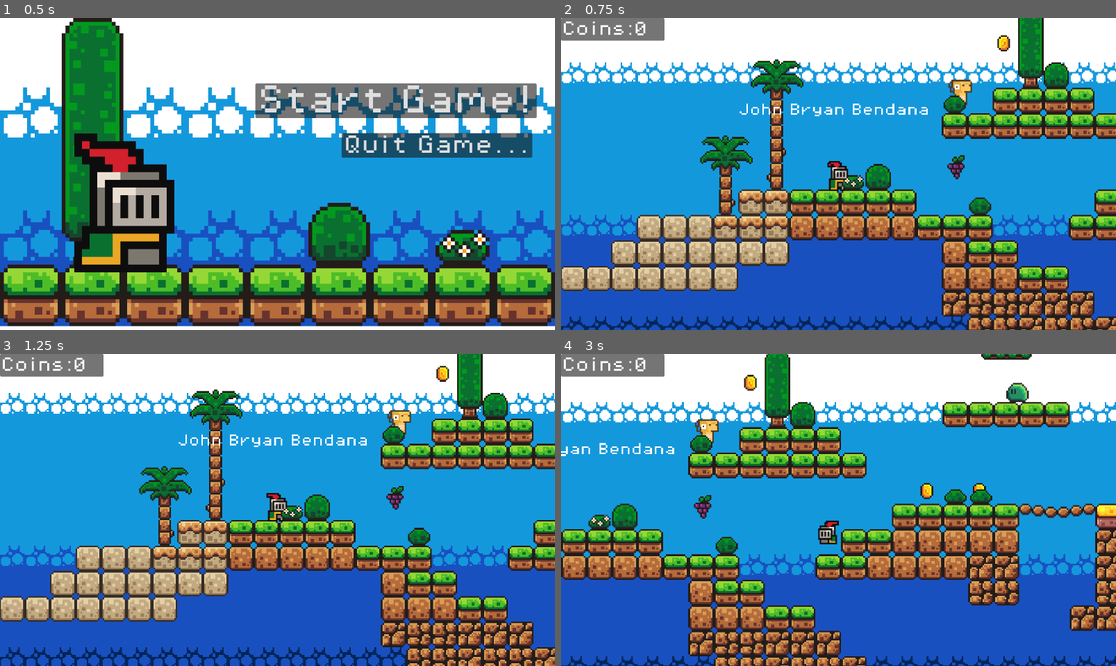
Above: before the commit, frames 1-4 (two rows, left to right).
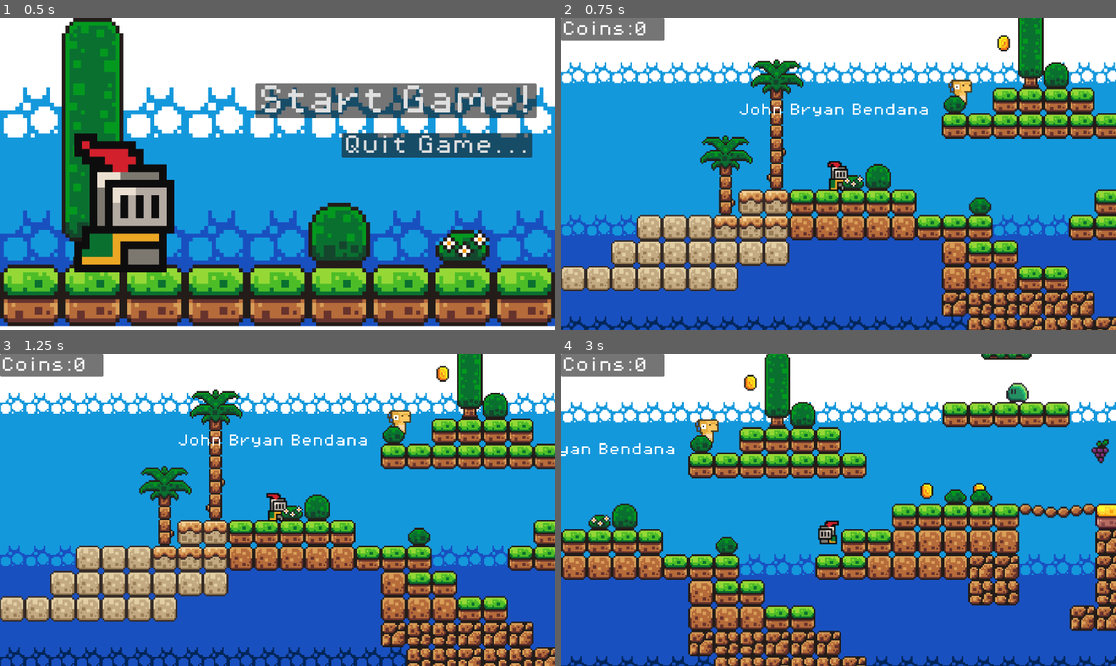
Above: after the commit, the same moments.

Repository: SleepingSeaSloth/jb-game-project
Game: Godot game, scene res://main_menu.tscn
The game is run twice, just before and just after one commit, with the same random seed, the same clock (stepped at 60 frames per second) and the same inputs.
Inputs:
- Up to frame 1 (0.5 s): no input
- Up to frame 2 (0.75 s): click "Start Game!" at 0.5 s
- Up to frame 3 (1.25 s): no input
- Up to frame 4 (3 s): hold D (Move Right) 1.28-2.78 s; tap Space (Jump) at 1.35, 1.52, 1.82, 2.1, 2.27, 2.57, 2.85 s; hold A (Move Left) from 2.78 s (still down)

Frame 1 is identical in both runs. In frame 2, 0.2% of the frame differs, in the area x 69-73%, y 43-52%; in frame 3, 0.1%; in frame 4, 0.3%, in the area x 23-99%, y 27-53%.

Commit message:
Bendana_John_Bryan_Mechanics_01

Diff:
--- a/grape.gd
+++ b/grape.gd
@@ -3,7 +3,8 @@
 @onready var grape_power: AnimationPlayer = $GrapePower
 
 
-#func _on_body_entered(_body: Node2D) -> void:
-	#if "sir_knight" in _body.name:
-		#_body.grape_power()
-		#grape_power.play("PowerAnimation")
+func _on_body_entered(_body: Node2D) -> void:
+	if "Sir_Knight" in _body.name:
+		var player : Knight = _body as Knight
+		player._grape_power()
+		grape_power.play("PowerAnimation")
--- a/main_level.tscn
+++ b/main_level.tscn
@@ -666,4 +666,4 @@
 [node name="Node" type="Node" parent="." unique_id=1715598637]
 
 [node name="Grape" parent="Node" unique_id=680538480 instance=ExtResource("13_do8ha")]
-position = Vector2(89, -12)
+position = Vector2(339, -47)
--- a/sir_knight.gd
+++ b/sir_knight.gd
@@ -1,11 +1,10 @@
-class_name knight
-
 extends CharacterBody2D
 
+class_name Knight
 
 const SPEED : = 125.0
 const JUMP_VELOCITY : = -280.0
-const JUMP_BOOST : = -280.0
+const JUMP_BOOST : = -500.0
 
 @onready var stomping_feet: Area2D = $StompingFeet
 @onready var knight_sprite: AnimatedSprite2D = $AnimatedSprite2D
@@ -13,19 +12,21 @@
 
 
 func _physics_process(delta: float) -> void:
-	set_collision_layer_value(7, true)
-
-	if not is_on_floor():
-		velocity += get_gravity() * delta
-		if Input.is_action_just_pressed("Move Down"):
-			set_collision_layer_value(7, false)
+	set_collision_mask_value(7, true)
 
 	# Handle jump.
 	if Input.is_action_just_pressed("Jump") and is_on_floor():
 		if Input.is_action_pressed("Move Down"):
-			set_collision_layer_value(7, false)
+			set_collision_mask_value(7, false)
 		else:
 			velocity.y = JUMP_VELOCITY
+
+	if not is_on_floor():
+		velocity += get_gravity() * delta
+		if Input.is_action_pressed("Move Down"):
+			set_collision_mask_value(7, false)
+
+
 
 	# Get the input direction and handle the movement/deceleration.
 	# As good practice, you should replace UI actions with custom gameplay actions.
